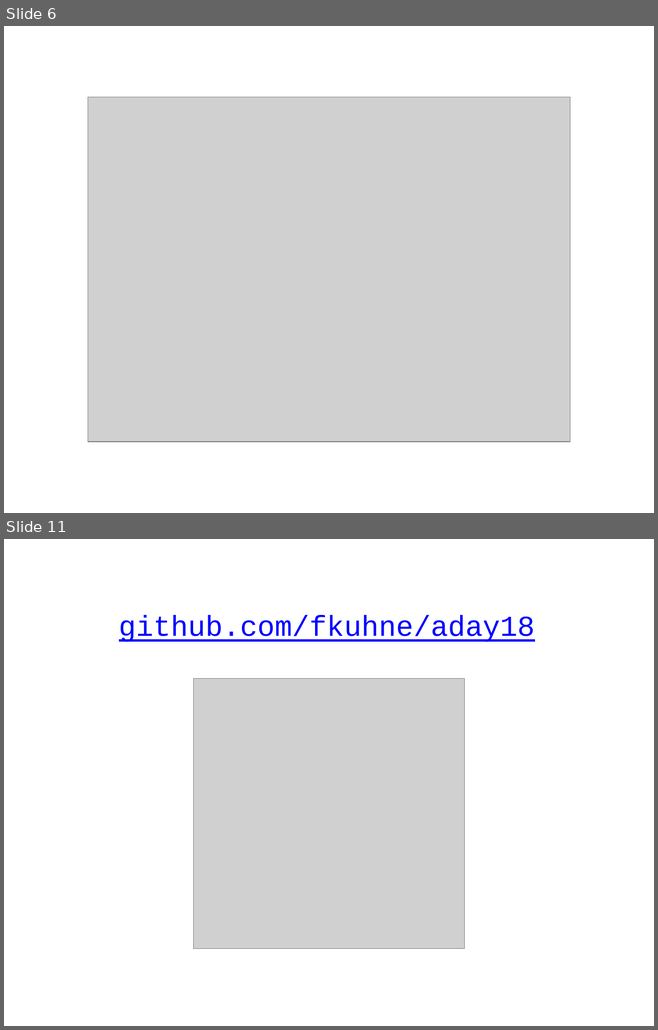
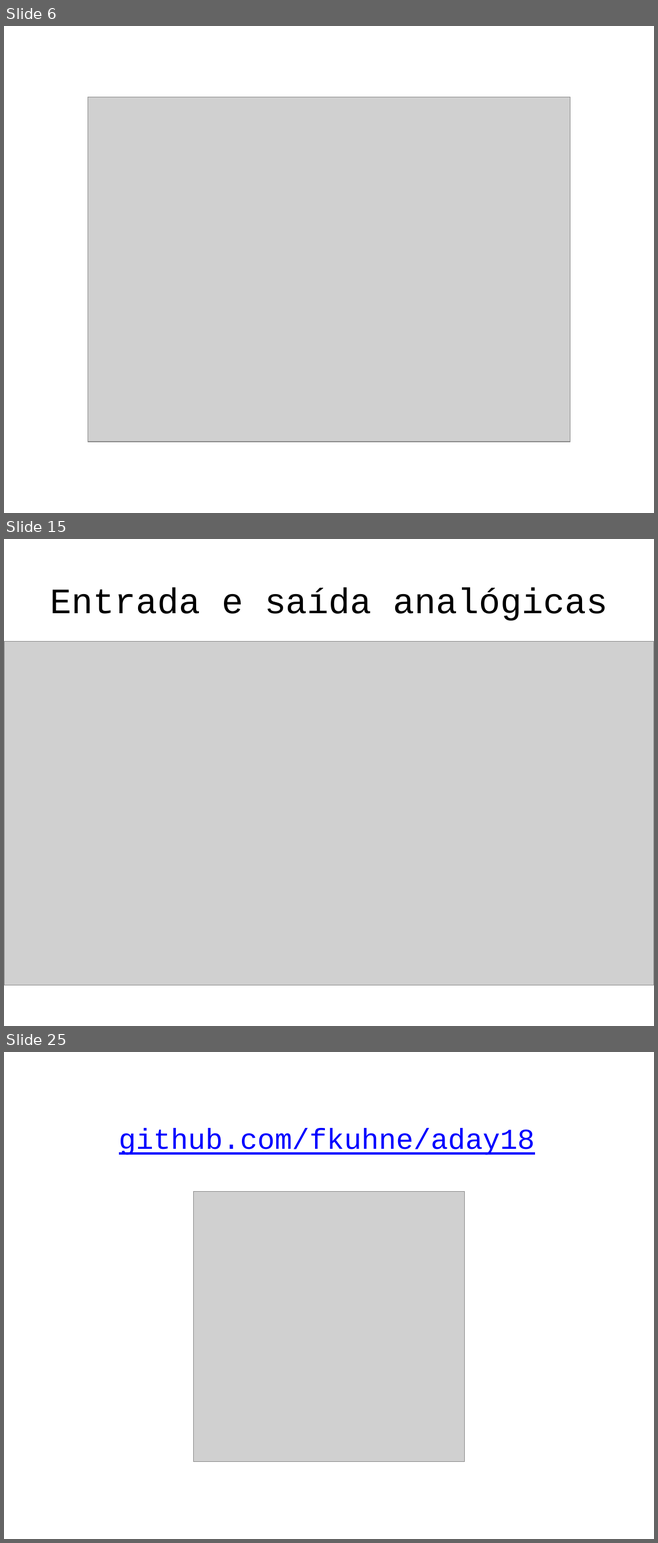
Before and after one commit to fkuhne/aday18, a slide deck: progBasica/meusSlides.pptx. Shown one above the other, each under a label of ours: slides 6 and 11 before the commit, slides 6, 15 and 25 after it; the slides between them are not shown. The pictures are 658x1030 and 658x1543 pixels, drawn with LibreOffice and Linux fonts; fonts in the diff are those of the drawing; grey boxes stand for pictures. Boxes give left, top, right and bottom in pixels: in the first picture for what was removed or moved away, otherwise in the second. Text is boxed around its words. In the diff, an @@ line names an element or a change of style, - is before the commit and + after.

```diff
--- a/progBasica/meusSlides.pptx
+++ b/progBasica/meusSlides.pptx
@@ slide 15 added at (4,539,654,1026), background #FFFFFF @@
@@ title added at (50,588,608,621), 39.6 pt, text #000000 @@
+Entrada e saída analógicas
@@ picture added at (4,642,654,985) @@
@@ what was slide 11 is now slide 25 @@
```
Also in this commit, not shown: 4 slides changed, 13 other slides added, 8 other files.
